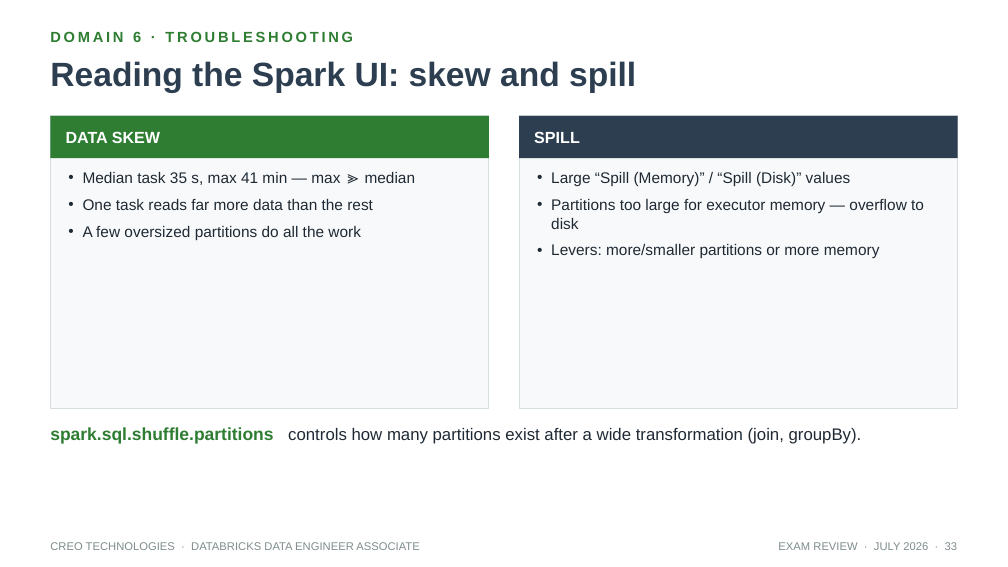
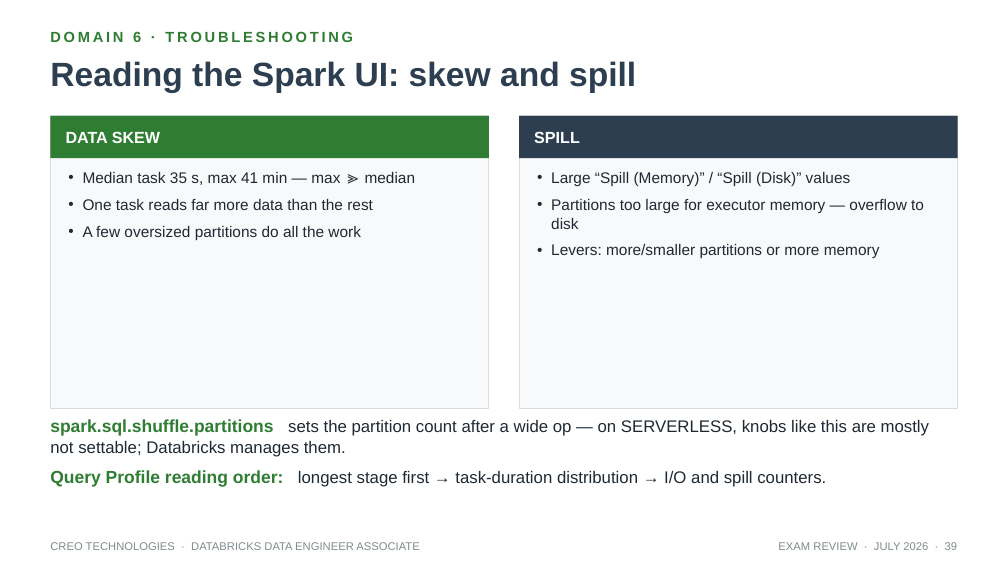
Before and after one commit to tatwan/Databricks_DE_Associate, a slide deck: slide 39 of slides/Exam_Prep_Review.pptx (slide 33 before the commit). Drawn at 1008x567 pixels with LibreOffice and Linux fonts; fonts in the diff are those of the drawing. Boxes give left, top, right and bottom in pixels: in the first picture for what was removed or moved away, otherwise in the second. Text is boxed around its words. In the diff, an @@ line names an element or a change of style, - is before the commit and + after.

```diff
--- a/slides/Exam_Prep_Review.pptx
+++ b/slides/Exam_Prep_Review.pptx
@@ text at (50,419,929,457): text changed @@
-spark.sql.shuffle.partitions controls how many partitions exist after a wide transformation (join, groupBy).
+spark.sql.shuffle.partitions sets the partition count after a wide op — on SERVERLESS, knobs like this are mostly not settable; Databricks manages them.
@@ text added at (50,470,826,487), 12 pt, text #1F2933 @@
+Query Profile reading order: longest stage first → task-duration distribution → I/O and spill counters.
```
Also in this commit, not shown: 31 other slides changed, 6 slides added, 3 other files.
